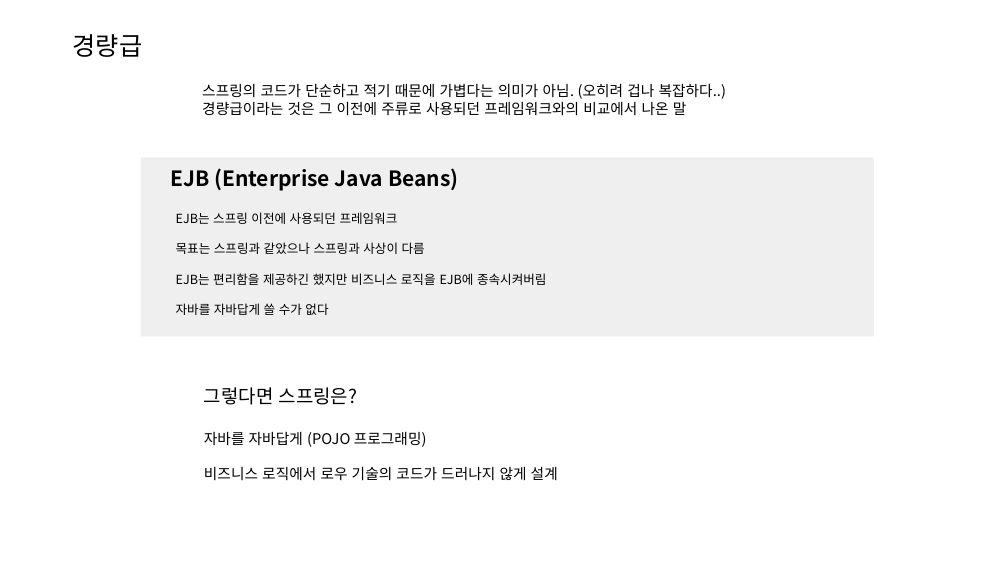
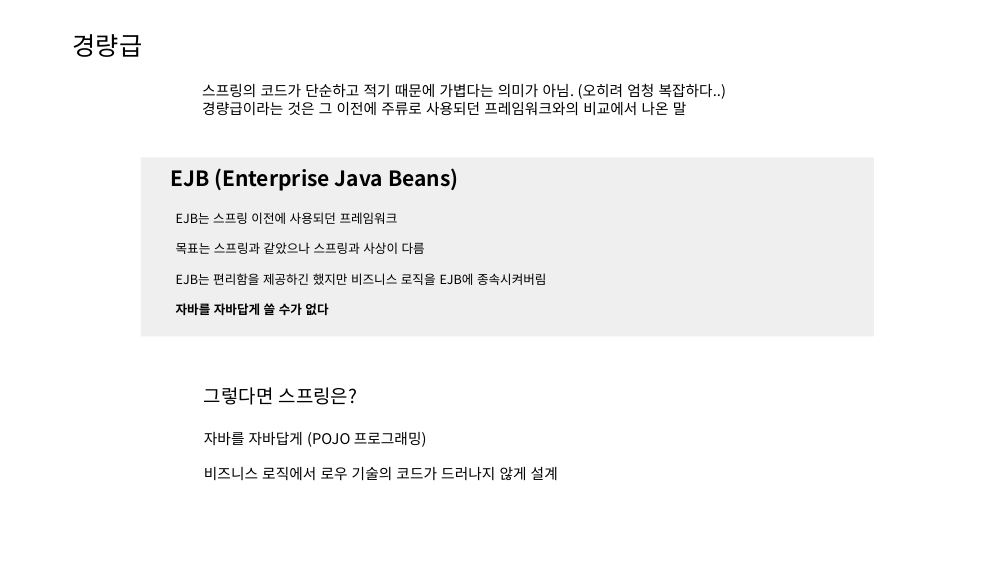
Before and after one commit to joonYK/study-boot-rest, a slide deck: slide 6 of SpringBoot Rest API.pptx. Drawn at 1008x567 pixels with LibreOffice and Linux fonts; fonts in the diff are those of the drawing. Boxes give left, top, right and bottom in pixels: in the first picture for what was removed or moved away, otherwise in the second. Text is boxed around its words. In the diff, an @@ line names an element or a change of style, - is before the commit and + after.

```diff
--- a/SpringBoot Rest API.pptx
+++ b/SpringBoot Rest API.pptx
@@ text at (202,83,726,99): text changed @@
-스프링의 코드가 단순하고 적기 때문에 가볍다는 의미가 아님. (오히려 겁나 복잡하다..)
+스프링의 코드가 단순하고 적기 때문에 가볍다는 의미가 아님. (오히려 엄청 복잡하다..)
@@ text at (176,303,328,315): bold on in "자바를 자바답게 쓸 수가 없다" @@
```
Also in this commit, not shown: 5 other slides changed.
